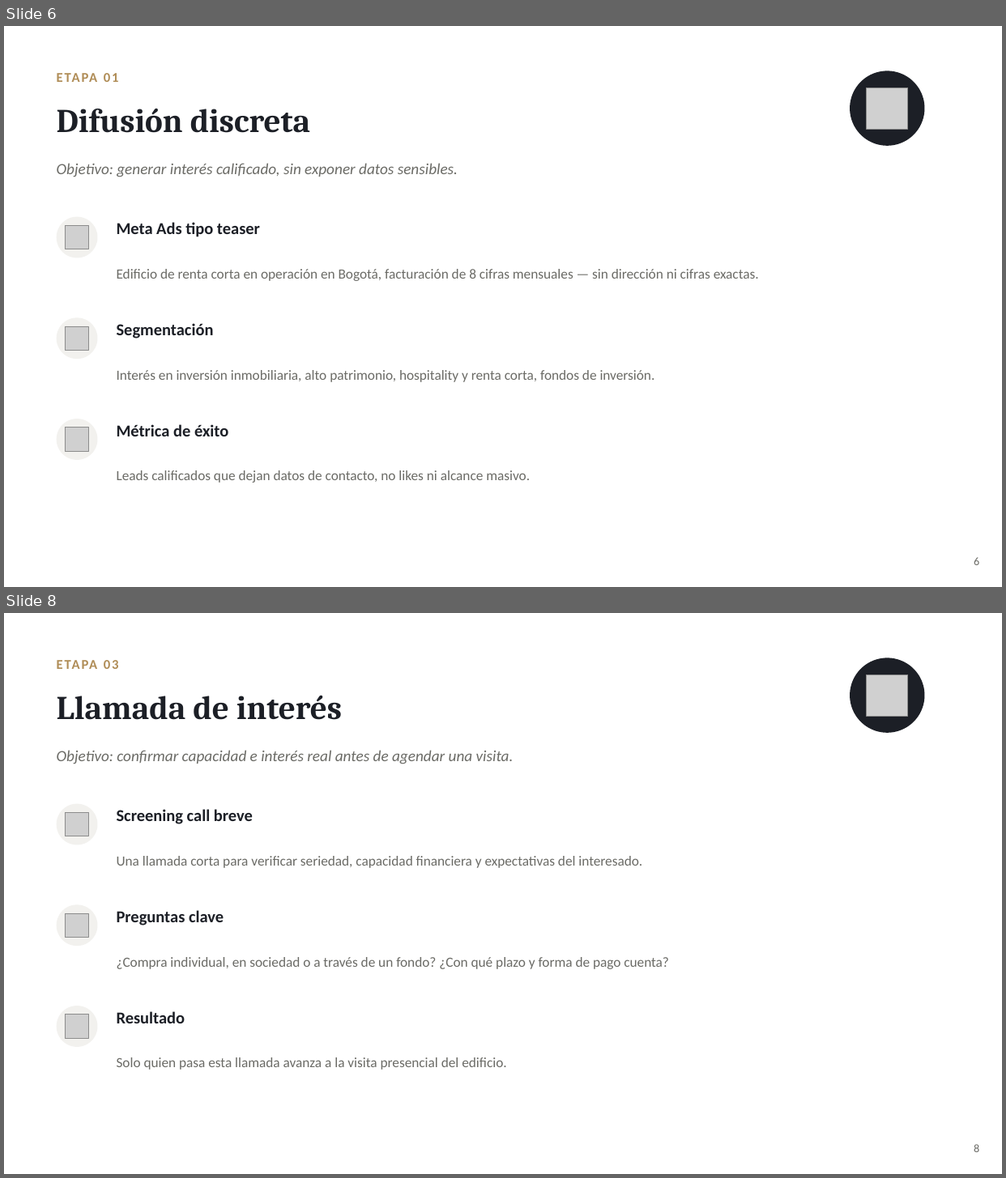
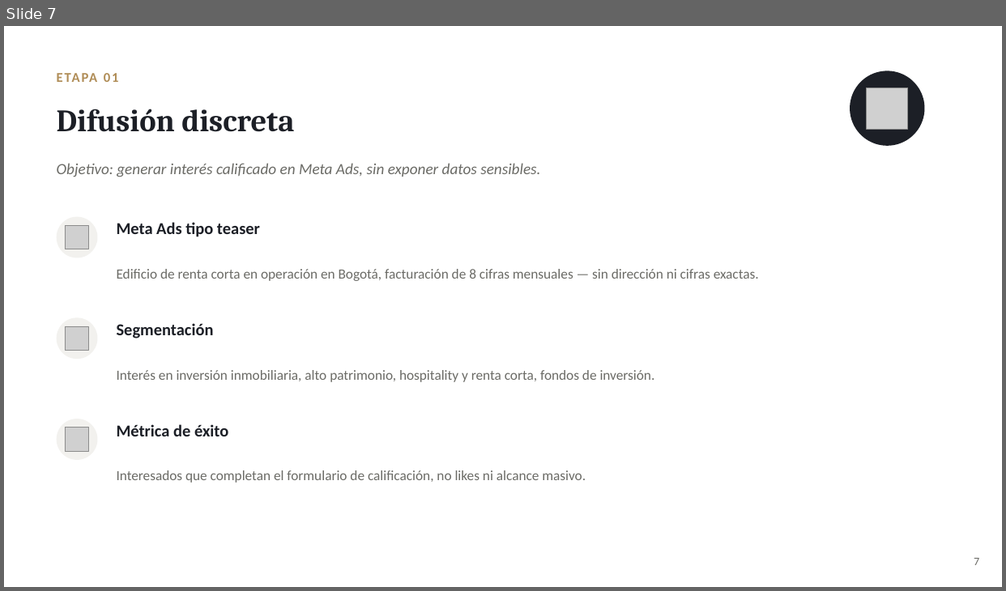
Before and after one commit to rozoerik-eng/Presentaciones-y-varios, a slide deck: Hosty56 - Plan de Venta (Edificio Airbnb Bogota)/Hosty56_Plan_de_Venta.pptx. Shown one above the other, each under a label of ours: slides 6 and 8 before the commit, slide 7 after it; the slides between them are not shown. The pictures are 1006x1178 and 1006x591 pixels, drawn with LibreOffice and Linux fonts; fonts in the diff are those of the drawing; grey boxes stand for pictures. Boxes give left, top, right and bottom in pixels: in the first picture for what was removed or moved away, otherwise in the second. Text is boxed around its words. In the diff, an @@ line names an element or a change of style, - is before the commit and + after.

```diff
--- a/Hosty56 - Plan de Venta (Edificio Airbnb Bogota)/Hosty56_Plan_de_Venta.pptx
+++ b/Hosty56 - Plan de Venta (Edificio Airbnb Bogota)/Hosty56_Plan_de_Venta.pptx
@@ slide 8 removed at bbox=[4, 613, 1002, 1174], background #FFFFFF @@
@@ text removed at bbox=[57, 650, 505, 677] @@
-ETAPA 03
@@ ellipse removed at bbox=[850, 658, 925, 733] @@
@@ picture removed at bbox=[867, 675, 908, 716] @@
@@ text removed at bbox=[57, 695, 342, 720] @@
-Llamada de interés
@@ text removed at bbox=[57, 750, 513, 764] @@
-Objetivo: confirmar capacidad e interés real antes de agendar una visita.
@@ ellipse removed at bbox=[57, 804, 98, 845] @@
@@ picture removed at bbox=[66, 813, 89, 837] @@
@@ text removed at bbox=[117, 809, 253, 824] @@
-Screening call breve
@@ text removed at bbox=[117, 856, 642, 868] @@
-Una llamada corta para verificar seriedad, capacidad financiera y expectativas del interesado.
@@ ellipse removed at bbox=[57, 905, 98, 946] @@
@@ picture removed at bbox=[66, 914, 89, 938] @@
@@ text removed at bbox=[117, 910, 224, 926] @@
-Preguntas clave
@@ text removed at bbox=[117, 957, 669, 969] @@
-¿Compra individual, en sociedad o a través de un fondo? ¿Con qué plazo y forma de pago cuenta?
@@ ellipse removed at bbox=[57, 1006, 98, 1047] @@
@@ picture removed at bbox=[66, 1015, 89, 1039] @@
@@ text removed at bbox=[117, 1012, 185, 1024] @@
-Resultado
@@ text removed at bbox=[117, 1058, 506, 1070] @@
-Solo quien pasa esta llamada avanza a la visita presencial del edificio.
@@ text removed at bbox=[974, 1144, 979, 1152] @@
-8
@@ what was slide 6 is now slide 7 @@
@@ slide 7 changed as well @@
@@ text "Difusión discreta" at bbox=[57, 109, 294, 132]: size 32 to 30 pt @@
@@ text at bbox=[57, 163, 540, 177]: text changed @@
-Objetivo: generar interés calificado, sin exponer datos sensibles.
+Objetivo: generar interés calificado en Meta Ads, sin exponer datos sensibles.
@@ text at bbox=[117, 471, 586, 483]: text changed @@
-Leads calificados que dejan datos de contacto, no likes ni alcance masivo.
+Interesados que completan el formulario de calificación, no likes ni alcance masivo.
@@ text at bbox=[974, 558, 979, 565]: text changed @@
-6
+7
```
Also in this commit, not shown: 12 other slides changed, 2 slides added, 1 other slide removed, 1 other file.
